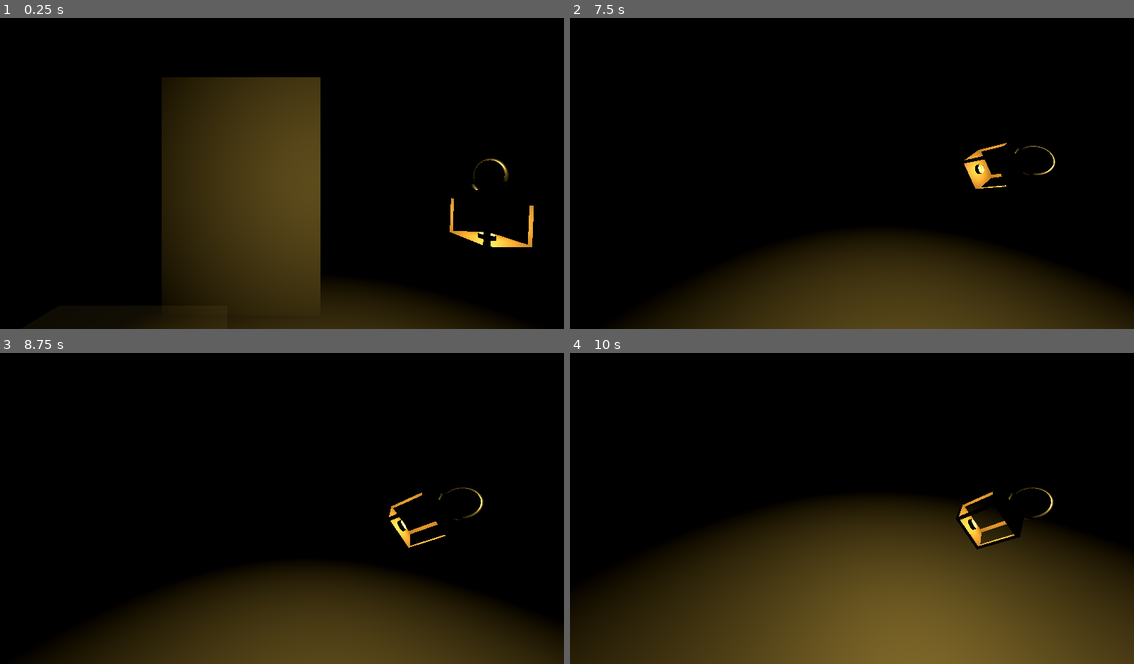
Above: before the commit, frames 1-4 (two rows, left to right).
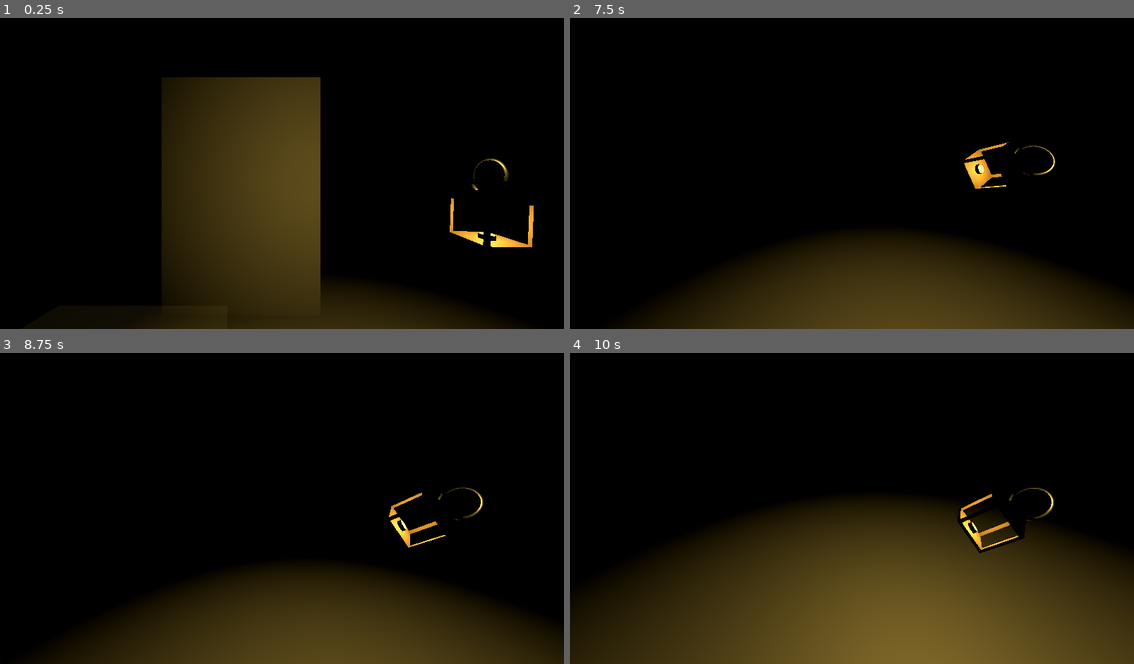
Above: after the commit, the same moments.

Repository: yawutheawu/CodingProjects
Game: Godot game, scene res://Scenes/HorrorHouse.tscn
The game is run twice, just before and just after one commit, with the same random seed, the same clock (stepped at 60 frames per second) and the same inputs.
Inputs (mouse positions are in pixels of both pictures, inside the frame that each line leads up to):
- Up to frame 1 (0.25 s): no input
- Up to frame 2 (7.5 s): tap Enter (ui_accept) at 0.5, 0.77, 1.52, 3.02, 3.77, 4.52, 6.02, 6.77 s; move the mouse to (976, 154) at 0.52 s; hold Right (ui_right) 0.53-1.28 s; tap Middle mouse button (mouse_middle) every 0.75 s from 0.6 to 7.35 s; move the mouse to (823, 173) at 1.27 s; hold Up (ui_up) 1.28-2.03 s; move the mouse to (908, 101) at 2.02 s; hold Right (ui_right) 2.03-2.78 s; move the mouse to (846, 176) at 2.77 s; hold Up (ui_up) 2.78-3.53 s; move the mouse to (1021, 217) at 3.52 s; hold Left (ui_left) 3.53-4.28 s; move the mouse to (806, 167) at 4.27 s; hold Up (ui_up) 4.28-5.03 s; move the mouse to (880, 170) at 5.02 s; hold Down (ui_down) 5.03-5.78 s; move the mouse to (829, 164) at 5.77 s; hold Right (ui_right) 5.78-6.53 s; move the mouse to (976, 154) at 6.52 s; hold Up (ui_up) from 6.53 s (still down); move the mouse to (823, 173) at 7.27 s
- Up to frame 3 (8.75 s): tap Enter (ui_accept) at 7.52 s; move the mouse to (338, 436) at 8.02 s; release Up (ui_up) at 8.03 s; hold Down (ui_down) from 8.03 s (still down); tap Middle mouse button (mouse_middle) at 8.1 s
- Up to frame 4 (10 s): move the mouse to (846, 511) at 8.77 s; release Down (ui_down) at 8.78 s; hold Left (ui_left) 8.78-9.53 s; tap Middle mouse button (mouse_middle) at 8.85, 9.6 s; tap Enter (ui_accept) at 9.02, 9.77 s; move the mouse to (1021, 552) at 9.52 s; hold Up (ui_up) from 9.53 s (still down)

The runs differ from the first frame. In frame 2, less than 0.1% of the frame differs, in the area x 69-87%, y 39-55%; in frame 3, less than 0.1%; in frame 4, 0.6%, in the area x 68-86%, y 43-65%.

Commit message:
This commit was pushed automatically to CodingProjects (Not the best idea)

Diff:
--- /dev/null
+++ b/Gamedev Projects/Godot/horror-game/Scenes/DeathScreenControl.tscn
@@ -0,0 +1,42 @@
+[gd_scene format=3 uid="uid://qov4tlcwthqv"]
+
+[node name="Death Screen" type="Control"]
+layout_mode = 3
+anchors_preset = 15
+anchor_right = 1.0
+anchor_bottom = 1.0
+offset_top = -5.0
+offset_bottom = -5.0
+grow_horizontal = 2
+grow_vertical = 2
+
+[node name="ColorRect" type="ColorRect" parent="."]
+layout_mode = 2
+anchor_right = 1.0
+anchor_bottom = 1.0
+offset_left = -54.0
+offset_top = -26.0
+offset_right = 92.0
+offset_bottom = 123.0
+grow_horizontal = 2
+grow_vertical = 2
+color = Color(0, 0, 0, 1)
+
+[node name="CenterContainer" type="CenterContainer" parent="."]
+layout_mode = 1
+anchors_preset = 15
+anchor_right = 1.0
+anchor_bottom = 1.0
+offset_right = -3.0
+offset_bottom = 5.0
+grow_horizontal = 2
+grow_vertical = 2
+
+[node name="RichTextLabel" type="RichTextLabel" parent="CenterContainer"]
+layout_mode = 2
+bbcode_enabled = true
+text = "[center]You have died[/center]"
+fit_content = true
+autowrap_mode = 0
+horizontal_alignment = 1
+vertical_alignment = 1
--- a/Gamedev Projects/Godot/horror-game/Scenes/HorrorHouse.tscn
+++ b/Gamedev Projects/Godot/horror-game/Scenes/HorrorHouse.tscn
@@ -1,8 +1,9 @@
-[gd_scene load_steps=6 format=3 uid="uid://bvhxyn70ou5jr"]
+[gd_scene load_steps=7 format=3 uid="uid://bvhxyn70ou5jr"]
 
 [ext_resource type="PackedScene" uid="uid://y3y1thfwslg5" path="res://Scenes/player.tscn" id="1_xahn0"]
 [ext_resource type="PackedScene" uid="uid://m32tm42hpo3f" path="res://Scenes/Door.tscn" id="2_4uyje"]
 [ext_resource type="PackedScene" uid="uid://d20kwir4vje4b" path="res://Scenes/Glass Box.tscn" id="3_myapp"]
+[ext_resource type="PackedScene" uid="uid://qov4tlcwthqv" path="res://Scenes/DeathScreenControl.tscn" id="4_jolha"]
 
 [sub_resource type="ConcavePolygonShape3D" id="ConcavePolygonShape3D_xahn0"]
 data = PackedVector3Array(-10, -0.05, 10, -10, -0.05, -10, -10, 0.05, -10, 10, -0.05, -10, -10, -0.05, -10, -10, -0.05, …(464 unchanged characters)…
@@ -11,7 +12,6 @@
 data = PackedVector3Array(-1.28143, -0.05, 5.12938, -1.28143, -0.05, -5.12938, -1.28143, 0.05, -5.12938, 1.28143, -0.05 …(824 unchanged characters)…
 
 [node name="Node3D" type="Node3D"]
-transform = Transform3D(1, 0, 0, 0, 1, 0, 0, 0, 1, -0.00229836, -2.38419e-07, -0.0122261)
 
 [node name="Greyboxing" type="Node" parent="."]
 
@@ -74,3 +74,6 @@
 
 [node name="Glass Box" parent="." instance=ExtResource("3_myapp")]
 transform = Transform3D(-8.31424e-09, 7.71459e-11, 1.01121, 0.000331975, 1.01121, 0, -0.190208, 0.00176489, -4.42014e-08, -0.651155, 0.54526, -1.41102)
+
+[node name="Death Screen" parent="." instance=ExtResource("4_jolha")]
+visible = false
Not shown, added: Blender/Hard Surface Shenanigans/John Block.blend
Not shown, added: Blender/Hard Surface Shenanigans/John Block.blend1
Not shown, added: Blender/Rig and Model Char/Fella Base Color.png
Not shown, added: Blender/Rig and Model Char/LowPolyHuman.blend
Not shown, added: Blender/Rig and Model Char/LowPolyHuman.blend1
Not shown, added: Blender/Rig and Model Char/MonkeyMan.blend
Not shown, added: Blender/Rig and Model Char/MonkeyMan.blend1
Not shown, changed: Python/dictionaryWork/1v1.py
Not shown, added: Python/dictionaryWork/constants.py
Not shown, changed: Python/dictionaryWork/gameFuncs.py
